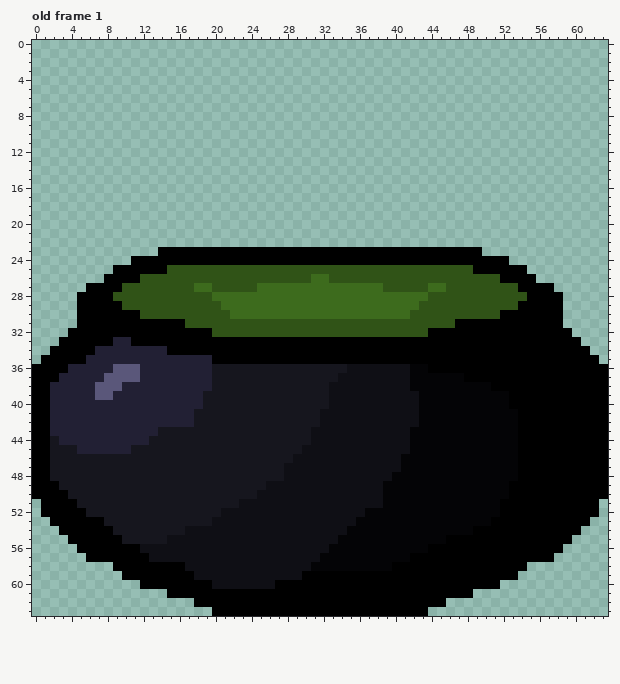
A pixel-art file gets an edit: PROJECT ART/CAULDRON INTRO.aseprite. Above, as it was before the edit.
64x64 pixels, 2 frames. Shown: old frame 1. The commit also changed other frames, which this record leaves out.
After the commit:
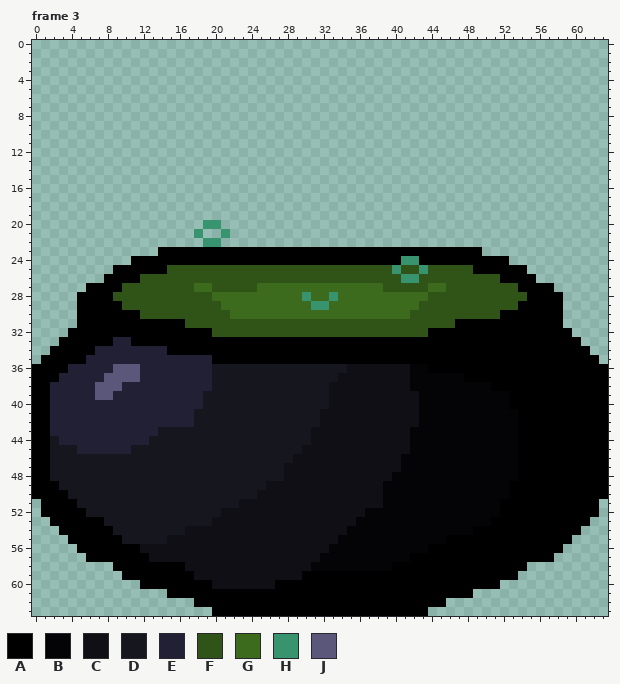
Palette (. is transparent): A #000000  B #040406  C #0f0f15  D #16161e  E #222034  F #305317  G #3d6b1d  H #37946e  J #5a577a
A new or re-ordered frame is compared with the old frame closest to it.
Changes in this commit:
frames 2 -> 12
Frame 3 is new; against old frame 1, layers "Layer 3", "Layer 2":
Colour G gives way to colour F in row 26 at x 31 to 32.
The edit adds colour H in row 20 at x 19 to 20; in row 21 at x 18 and 21; in row 22 at x 19 to 20.
Colour A gives way to colour H in row 24 at x 41 to 42.
Colour F gives way to colour H in row 25 at x 40 and 43; in row 26 at x 41 to 42.
Colour G gives way to colour H in row 28 at x 30 and 33; in row 29 at x 31 to 32.
Pixel boxes of the changes (left, top, right, bottom) in both pictures:
added: (194, 220, 230, 247)
changed: (392, 256, 428, 283)
changed: (302, 274, 338, 310)
